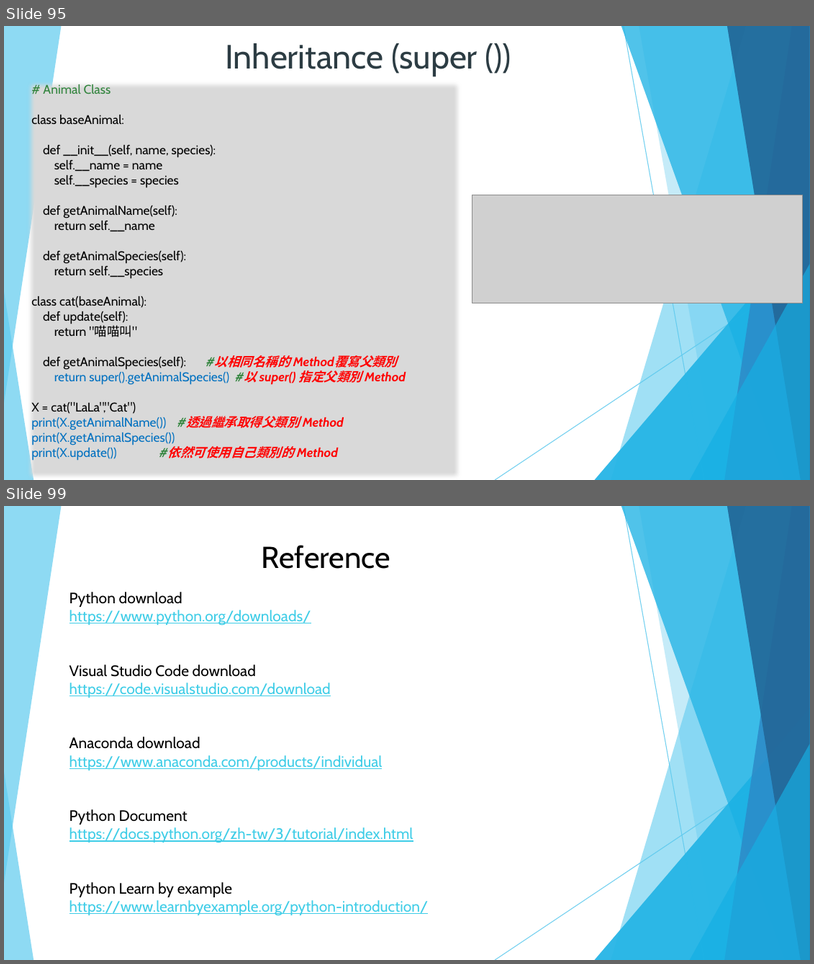
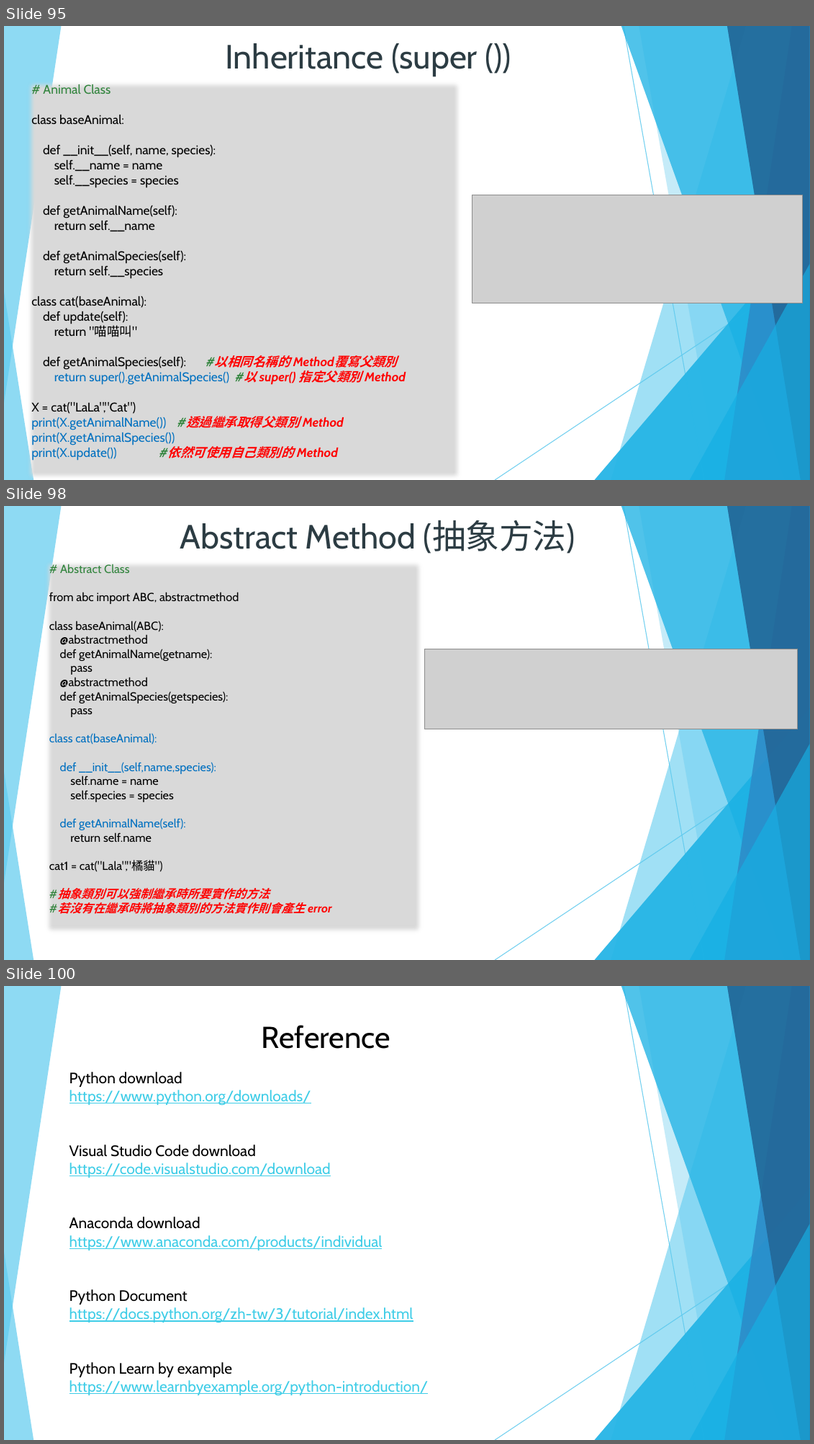
Before and after one commit to DavidChu0424/PythonIntroduction, a slide deck: Python Introduction.pptx. Shown one above the other, each under a label of ours: slides 95 and 99 before the commit, slides 95, 98 and 100 after it; the slides between them are not shown. The pictures are 814x964 and 814x1444 pixels, drawn with LibreOffice and Linux fonts; fonts in the diff are those of the drawing; grey boxes stand for pictures. Boxes give left, top, right and bottom in pixels: in the first picture for what was removed or moved away, otherwise in the second. Text is boxed around its words. In the diff, an @@ line names an element or a change of style, - is before the commit and + after.

```diff
--- a/Python Introduction.pptx
+++ b/Python Introduction.pptx
@@ slide 98 added at (4, 506, 810, 960), background #FFFFFF; not listed: 20 template elements that a slide beside it also shows @@
@@ text added at (180, 520, 576, 554), 40 pt, text #2C3C43 @@
+    Abstract Method (抽象方法)
@@ text added at (49, 564, 332, 914), 14 pt, text #000000 @@
+    # Abstract Class
+    from abc import ABC, abstractmethod
+    class baseAnimal(ABC):
+    @abstractmethod
+    def getAnimalName(getname):
+    pass
+    @abstractmethod
+    def getAnimalSpecies(getspecies):
+    pass
+    class cat(baseAnimal):
+    def __init__(self,name,species):
+    self.name = name
+    self.species = species
+    def getAnimalName(self):
+    return self.name
+    cat1 = cat("Lala","橘貓")
+    #抽象類別可以強制繼承時所要實作的方法
+    #若沒有在繼承時將抽象類別的方法實作則會產生 error
@@ picture added at (425, 649, 798, 729) @@
@@ what was slide 99 is now slide 100 @@
```
Also in this commit, not shown: 8 slides changed.
